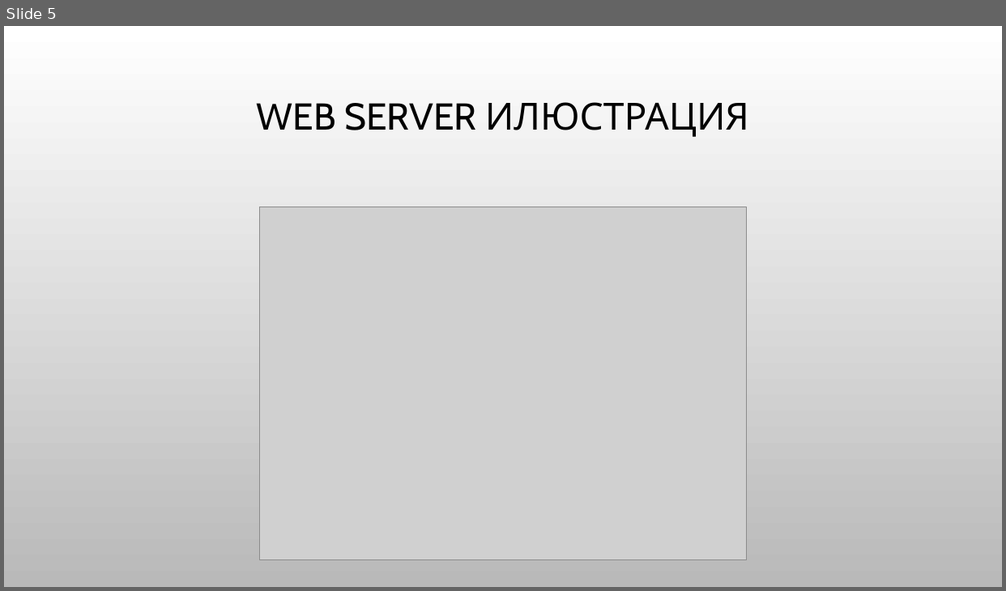
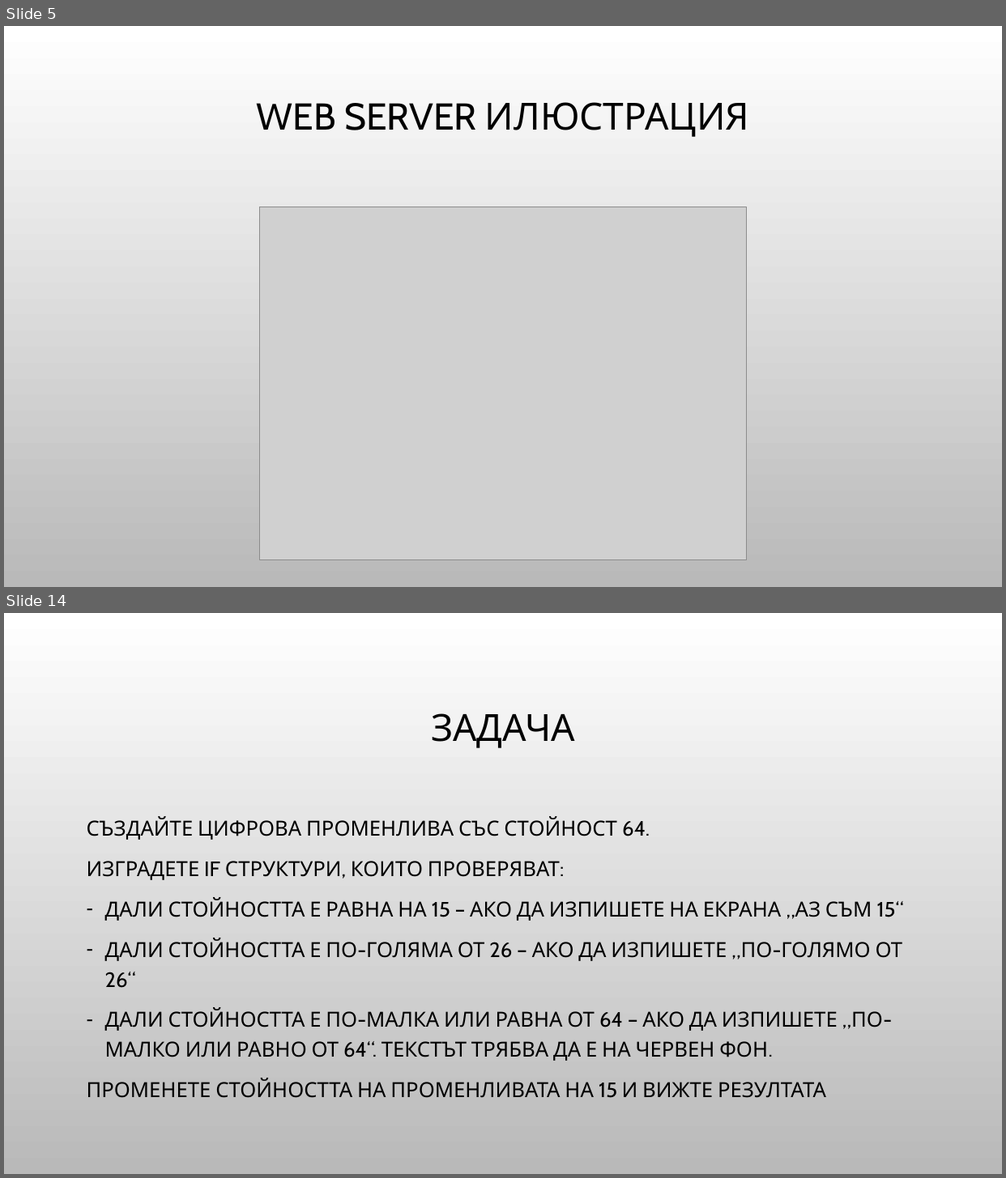
Before and after one commit to Bilyukov/php-mysql-course, a slide deck: 04.php-basics.pptx. Shown one above the other, each under a label of ours: slide 5 before the commit, slides 5 and 14 after it; the slides between them are not shown. The pictures are 1006x591 and 1006x1178 pixels, drawn with LibreOffice and Linux fonts; fonts in the diff are those of the drawing; grey boxes stand for pictures; background and template pictures are left out. Boxes give left, top, right and bottom in pixels: in the first picture for what was removed or moved away, otherwise in the second. Text is boxed around its words. In the diff, an @@ line names an element or a change of style, - is before the commit and + after.

```diff
--- a/04.php-basics.pptx
+++ b/04.php-basics.pptx
@@ slide 14 added at (4,613,1002,1174), background picture (left out) @@
@@ title added at (431,713,575,748), 36 pt, text #000000 @@
+ЗАДАЧА
@@ text added at (87,816,904,1098), 20 pt, text #000000 @@
+СЪЗДАЙТЕ ЦИФРОВА ПРОМЕНЛИВА СЪС СТОЙНОСТ 64.
+ИЗГРАДЕТЕ IF СТРУКТУРИ, КОИТО ПРОВЕРЯВАТ:
+– ДАЛИ СТОЙНОСТТА Е РАВНА НА 15 – АКО ДА ИЗПИШЕТЕ НА ЕКРАНА „АЗ СЪМ 15“
+– ДАЛИ СТОЙНОСТТА Е ПО-ГОЛЯМА ОТ 26 – АКО ДА ИЗПИШЕТЕ „ПО-ГОЛЯМО ОТ 26“
+– ДАЛИ СТОЙНОСТТА Е ПО-МАЛКА ИЛИ РАВНА ОТ 64 – АКО ДА ИЗПИШЕТЕ „ПО-МАЛКО ИЛИ РАВНО ОТ 64“. ТЕКСТЪТ ТРЯБВА ДА Е НА ЧЕРВЕН ФОН.
+ПРОМЕНЕТЕ СТОЙНОСТТА НА ПРОМЕНЛИВАТА НА 15 И ВИЖТЕ РЕЗУЛТАТА
```
Also in this commit, not shown: 1 slide changed, 7 other slides added, 6 other files.
